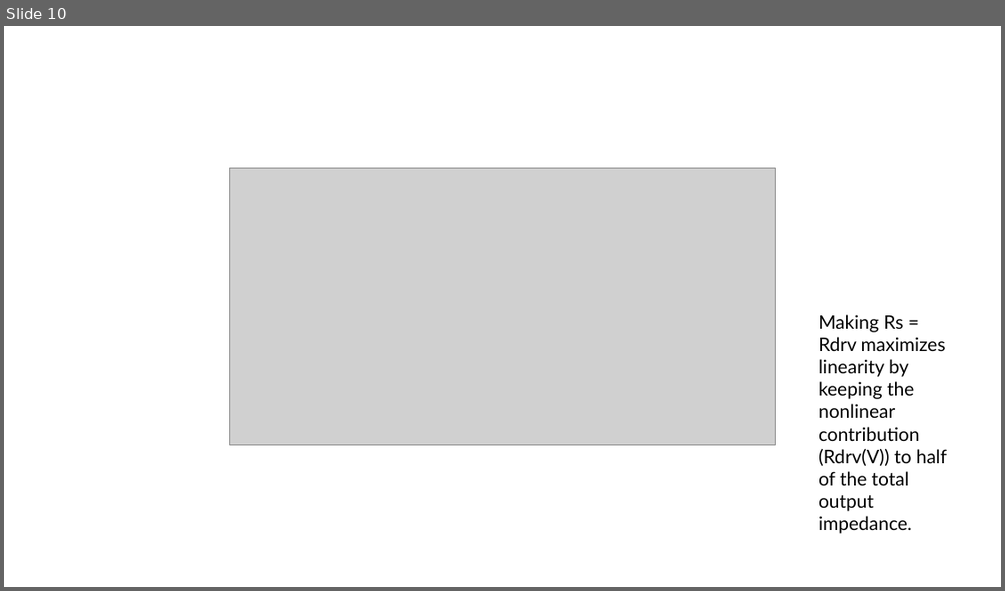
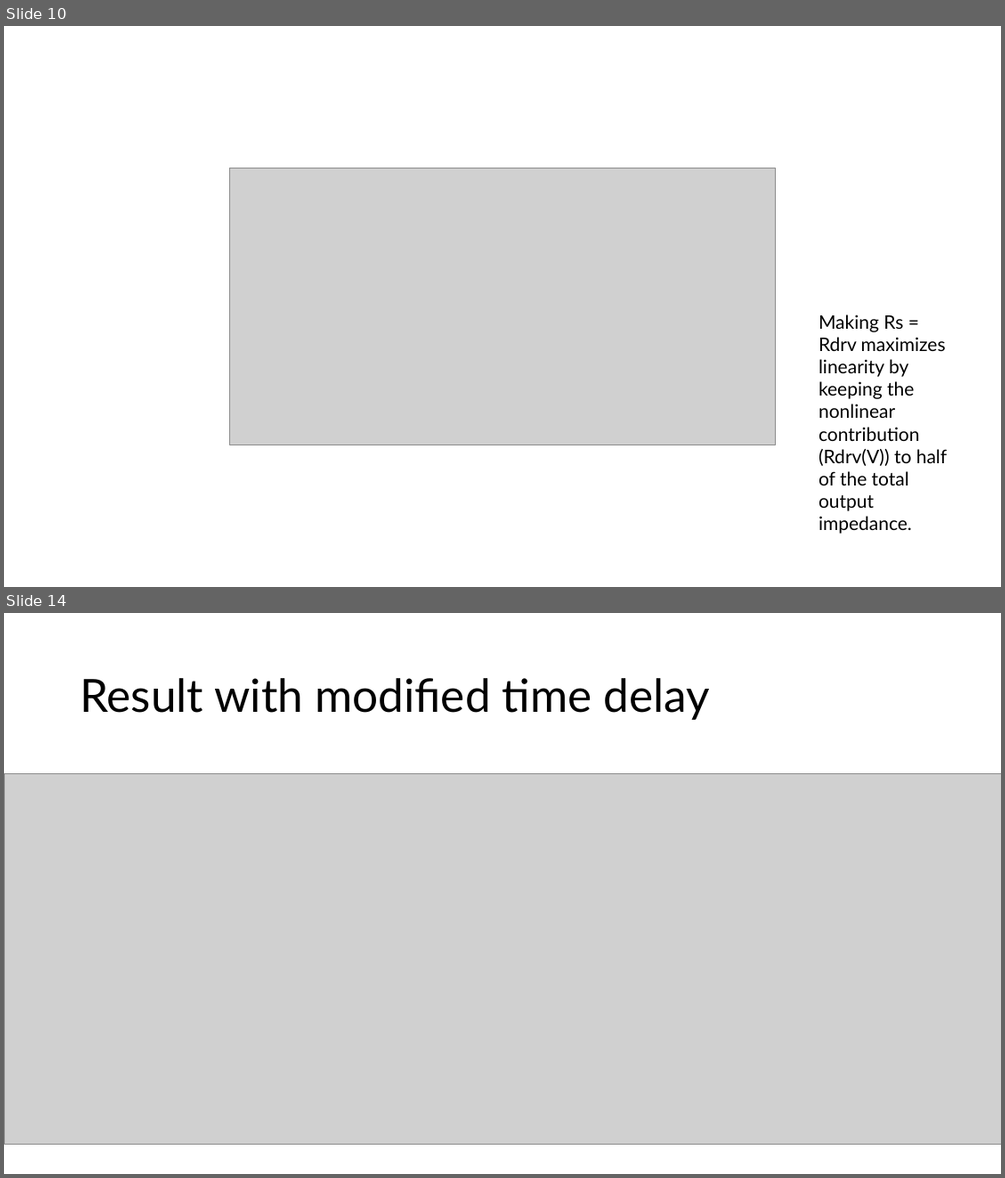
Before and after one commit to satvick16/thesis, a slide deck: nov26.pptx. Shown one above the other, each under a label of ours: slide 10 before the commit, slides 10 and 14 after it; the slides between them are not shown. The pictures are 1005x591 and 1005x1178 pixels, drawn with LibreOffice and Linux fonts; fonts in the diff are those of the drawing; grey boxes stand for pictures. Boxes give left, top, right and bottom in pixels: in the first picture for what was removed or moved away, otherwise in the second. Text is boxed around its words. In the diff, an @@ line names an element or a change of style, - is before the commit and + after.

```diff
--- a/nov26.pptx
+++ b/nov26.pptx
@@ slide 14 added at bbox=[4, 613, 1001, 1174], background #FFFFFF @@
@@ title added at bbox=[80, 678, 710, 720], 44 pt, text #000000 @@
+Result with modified time delay
@@ picture added at bbox=[4, 774, 1001, 1144] @@
```
Also in this commit, not shown: 2 slides changed, 5 other slides added.
